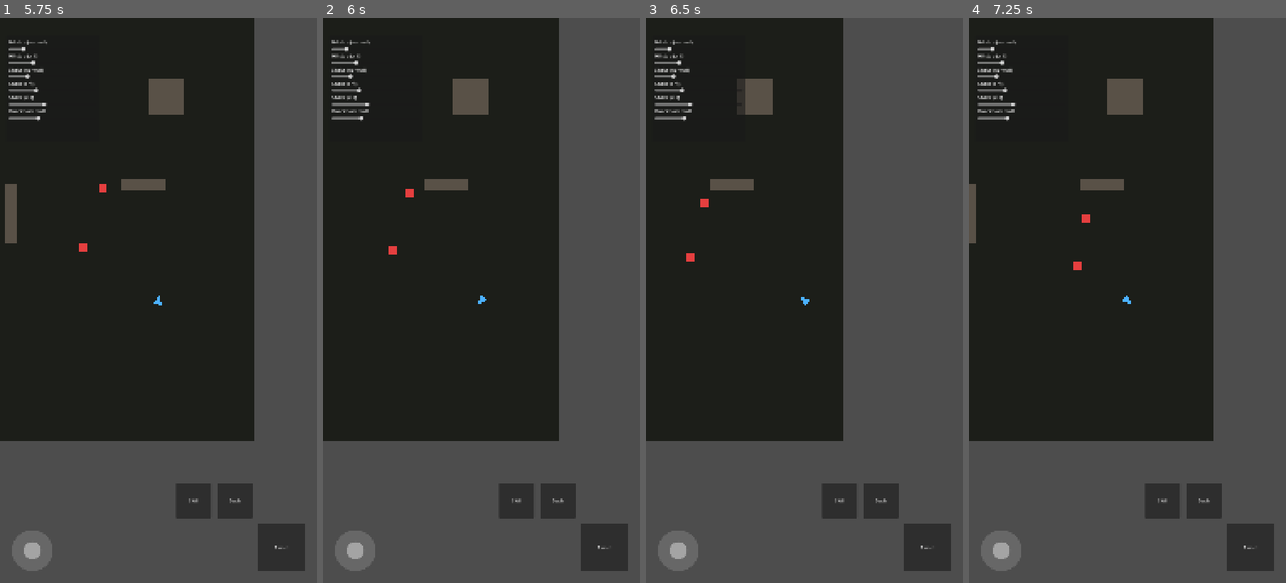
Above: before the commit, frames 1-4 (left to right).
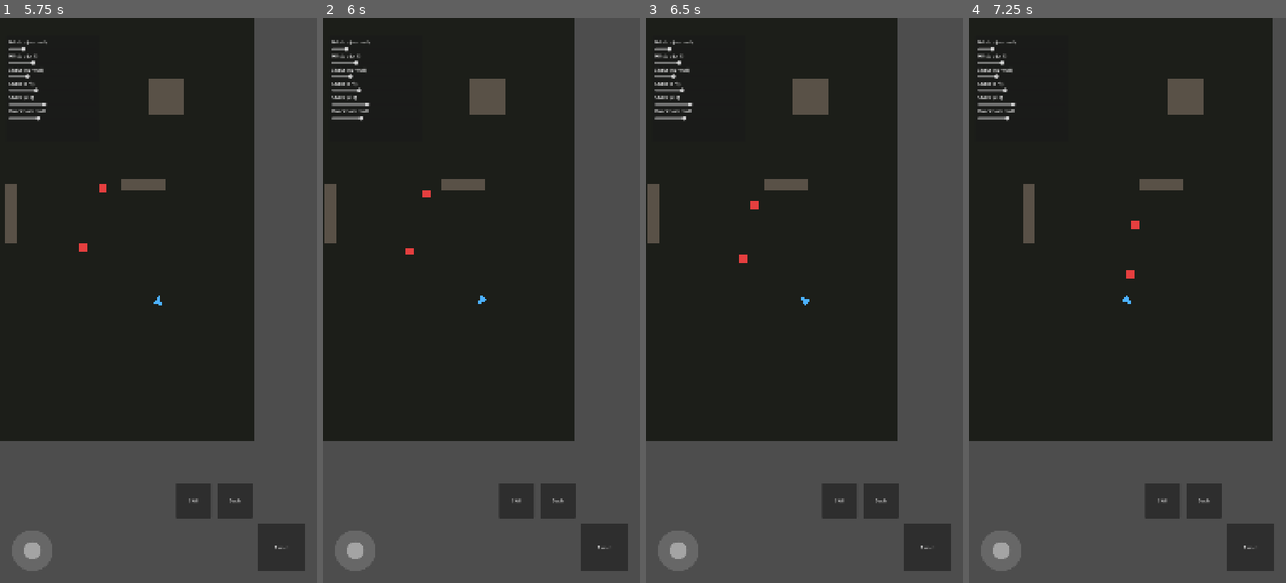
Above: after the commit, the same moments.

Repository: Xylion153/Dungeon
Game: Godot game, scene res://scenes/main/MainMenu.tscn
Two runs of this game, one before a commit and one after it. Both use one fixed random seed, a clock stepped at 60 frames per second and the inputs below.
Inputs (mouse positions are in pixels of both pictures, inside the frame that each line leads up to):
- Up to frame 1 (5.75 s): click "Start" at 0.5 s; click "Sword" at 1.25 s; click "Dash" at 2 s; click "Skill" at 2.75 s; tap Enter at 3.5 s; drag from (31, 549) to (190, 176) at 3.52 s; drag from (95, 328) to (142, 413) at 4.27 s; tap Space at 5 s; move the mouse to (190, 176) at 5.02 s; hold D from 5.03 s (still down); hold K from 5.03 s (still down)
- Up to frame 2 (6 s): release D at 5.75 s; release K at 5.75 s; drag from (465, 413) to (386, 215) at 5.77 s
- Up to frame 3 (6.5 s): no input
- Up to frame 4 (7.25 s): move the mouse to (1222, 385) at 6.52 s; hold A from 6.53 s (still down); hold K from 6.53 s (still down)

Frame 1 is identical in both runs. In frame 2, 5.1% of the frame differs, in the area x 0-80%, y 0-75%; in frame 3, 15%; in frame 4, 17%, in the area x 0-96%, y 0-75%.

Commit message:
Fix stuck-movement bug and shrink test window to actually fit
Releasing all WASD keys never cleared move_vector (the guard only ever
updated it when the keyboard vector was non-zero), so the player kept
drifting in the last held direction after letting go. Now tracks whether
keyboard is the active input source and zeroes movement the frame all
keys release, without touching the joystick's own signal-driven vector.

Also drops the PC test window from 608x1080 to 540x960 - the previous
height matched the monitor's full pixel height with no room for the
title bar/taskbar, so the bottom of the window (including the action
buttons) was getting clipped off-screen.

Co-Authored-By: Claude Sonnet 5 <noreply@anthropic.com>

Diff:
--- a/project.godot
+++ b/project.godot
@@ -25,8 +25,8 @@
 
 window/size/viewport_width=1080
 window/size/viewport_height=1920
-window/size/window_width_override=608
-window/size/window_height_override=1080
+window/size/window_width_override=540
+window/size/window_height_override=960
 window/stretch/mode="canvas_items"
 window/handheld/orientation="portrait"
 
--- a/scripts/player/player_input.gd
+++ b/scripts/player/player_input.gd
@@ -9,6 +9,8 @@
 var skill_requested := false
 var dash_requested := false
 
+var _keyboard_active := false
+
 func _physics_process(_delta: float) -> void:
 	var keyboard_vector := Vector2.ZERO
 	if Input.is_key_pressed(KEY_A) or Input.is_key_pressed(KEY_LEFT):
@@ -19,8 +21,16 @@
 		keyboard_vector.y -= 1
 	if Input.is_key_pressed(KEY_S) or Input.is_key_pressed(KEY_DOWN):
 		keyboard_vector.y += 1
+
 	if keyboard_vector != Vector2.ZERO:
 		move_vector = keyboard_vector.normalized()
+		_keyboard_active = true
+	elif _keyboard_active:
+		# All movement keys just released - stop, instead of drifting in the
+		# last held direction. Only touches move_vector while keyboard was
+		# the active source, so it never fights the joystick's own signal.
+		move_vector = Vector2.ZERO
+		_keyboard_active = false
 
 	if Input.is_mouse_button_pressed(MOUSE_BUTTON_LEFT):
 		attack_requested = true
